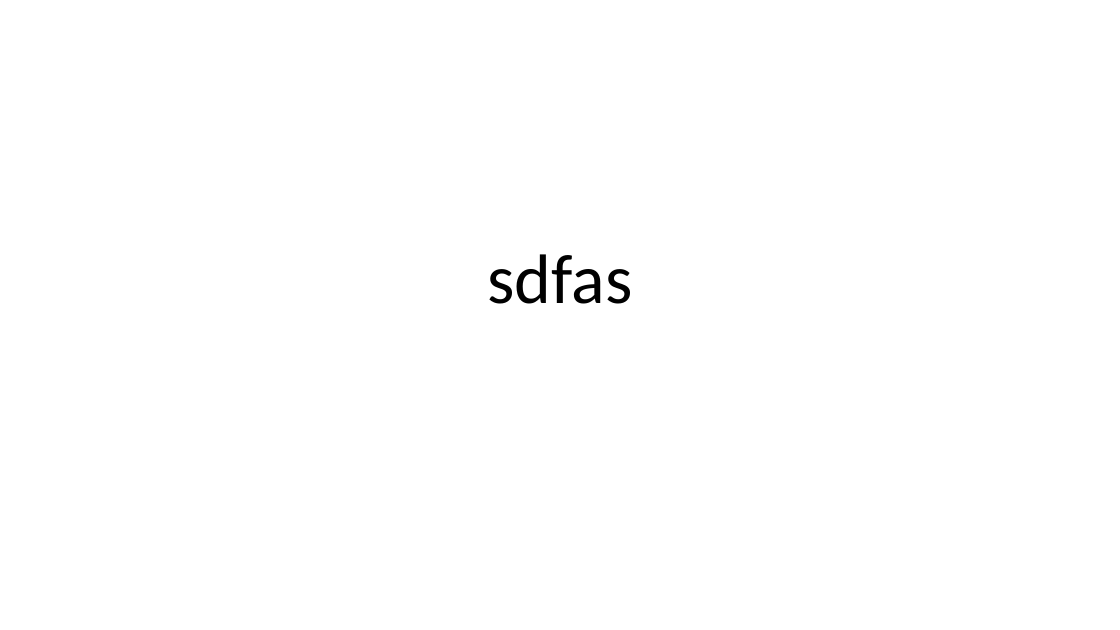
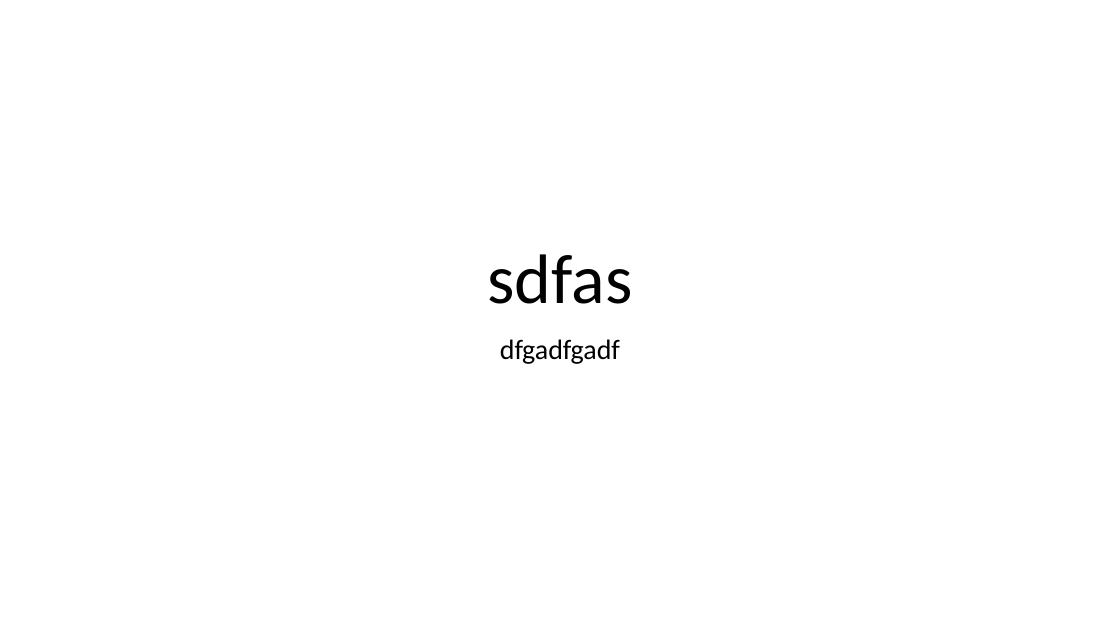
Before and after one commit to tektrainer/Demo, a slide deck: slide 1 of test.pptx. Drawn at 1120x630 pixels with LibreOffice and Linux fonts; fonts in the diff are those of the drawing. Boxes give left, top, right and bottom in pixels: in the first picture for what was removed or moved away, otherwise in the second. Text is boxed around its words. In the diff, an @@ line names an element or a change of style, - is before the commit and + after.

Commit message:
modify 1

```diff
--- a/test.pptx
+++ b/test.pptx
@@ subtitle added at (500,339,620,364), 24 pt, text #000000 @@
+dfgadfgadf
```
